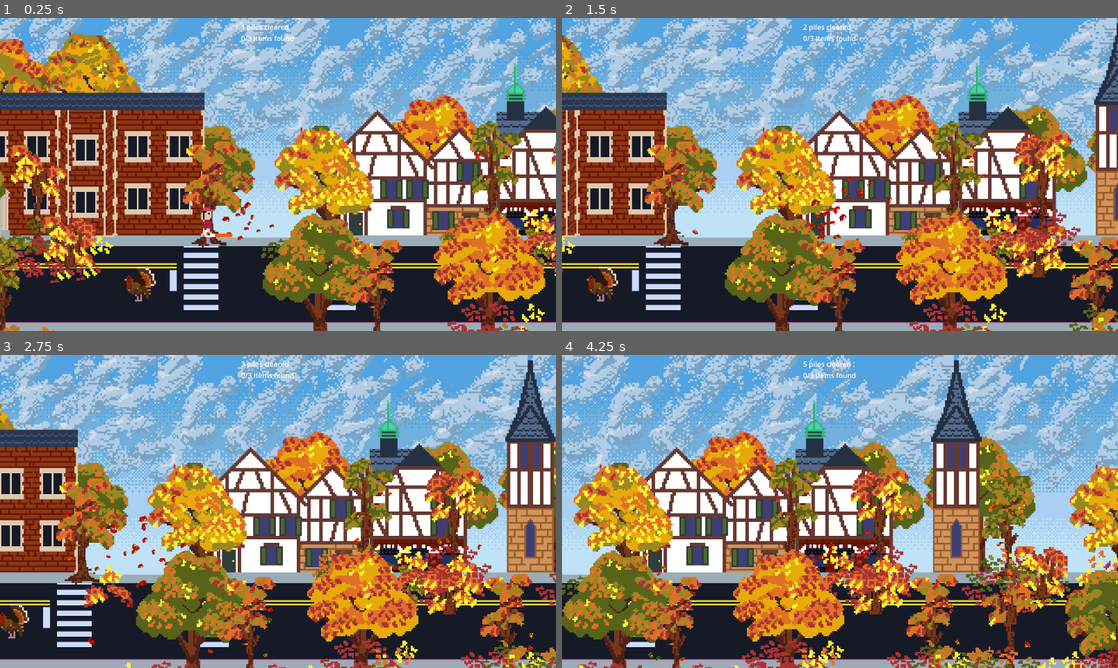
Above: before the commit, frames 1-4 (two rows, left to right).
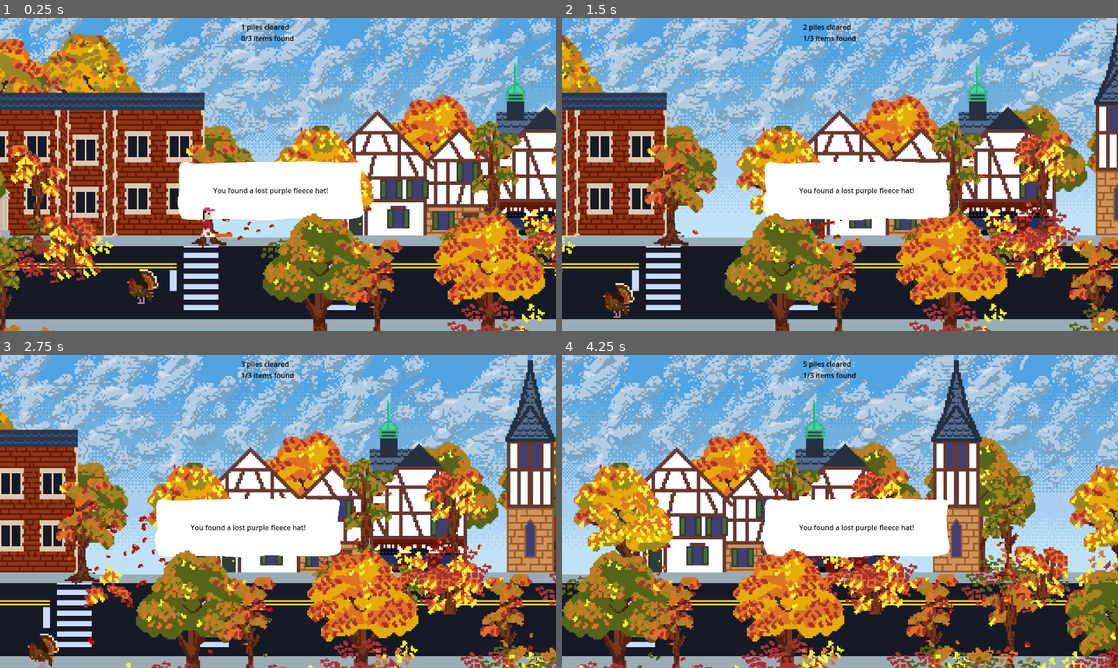
Above: after the commit, the same moments.

Repository: firelighted/cozyjam2025
Game: Godot game, scene res://src/scenes_scripts/main.tscn
Two runs of this game, one before a commit and one after it. Both use one fixed random seed, a clock stepped at 60 frames per second and the inputs below.
Inputs:
- Up to frame 1 (0.25 s): no input
- Up to frame 2 (1.5 s): tap Enter (ui_accept) at 0.5, 0.6, 0.77, 1.07, 1.35 s; hold Right (ui_right) from 0.53 s (still down)
- Up to frame 3 (2.75 s): tap Enter (ui_accept) at 1.52, 1.82, 2.1 s; release Right (ui_right) at 2.03 s; hold Left (ui_left) from 2.03 s (still down)
- Up to frame 4 (4.25 s): release Left (ui_left) at 2.78 s; hold Right (ui_right) from 2.78 s (still down); tap Enter (ui_accept) at 2.85, 3.02, 3.32, 3.6, 3.77, 4.07 s

The runs differ from the first frame. In frame 1, 7.6% of the frame differs, in the area x 0-100%, y 2-98%; in frame 2, 6.6%; in frame 3, 6.5%; in frame 4, 6.0%.

Commit message:
more turkeys. finding lost items

Diff:
--- /dev/null
+++ b/assets/speech.tres
@@ -0,0 +1,7 @@
+[gd_resource type="AtlasTexture" load_steps=2 format=3 uid="uid://c46lv2now7fjb"]
+
+[ext_resource type="Texture2D" uid="uid://kekbajck4uv2" path="res://assets/spritesheet.png" id="1_qg2hl"]
+
+[resource]
+atlas = ExtResource("1_qg2hl")
+region = Rect2(0.61853, 1500.07, 267.742, 100.403)
--- a/src/scenes_scripts/main.tscn
+++ b/src/scenes_scripts/main.tscn
@@ -1,17 +1,17 @@
-[gd_scene load_steps=27 format=3 uid="uid://c4hph8pvvd547"]
+[gd_scene load_steps=26 format=3 uid="uid://c4hph8pvvd547"]
 
 [ext_resource type="Script" uid="uid://cqhx7autm2quy" path="res://src/scenes_scripts/main.gd" id="1_8bppn"]
 [ext_resource type="Script" uid="uid://cl1n471ie3nkm" path="res://src/scenes_scripts/player2d.gd" id="1_cydo6"]
 [ext_resource type="Texture2D" uid="uid://kekbajck4uv2" path="res://assets/spritesheet.png" id="1_rvmg3"]
 [ext_resource type="PackedScene" uid="uid://dr6cg0e2dyoek" path="res://src/scenes_scripts/falltree.tscn" id="3_1dgxd"]
-[ext_resource type="AudioStream" uid="uid://bsv4dd20fd7k" path="res://src/audio/Adding the Sun.mp3" id="3_ne0no"]
+[ext_resource type="AudioStream" uid="uid://bsv4dd20fd7k" path="res://assets/sfx/Adding the Sun.mp3" id="3_ne0no"]
 [ext_resource type="PackedScene" uid="uid://ik5klehl7a0u" path="res://src/scenes_scripts/leafblow_particles.tscn" id="4_agtjx"]
 [ext_resource type="Texture2D" uid="uid://2wht4b3bl3pj" path="res://assets/leaf.tres" id="5_1dgxd"]
 [ext_resource type="AudioStream" uid="uid://bcdl2uxmif17b" path="res://assets/sfx/walking-on-dry-leaves-361514.mp3" id="5_3cxgn"]
 [ext_resource type="AudioStream" uid="uid://jr8e48mgfra6" path="res://assets/sfx/whoosh-effect-405447.mp3" id="6_8ksqs"]
 [ext_resource type="Texture2D" uid="uid://ferav2ri8itn" path="res://assets/player.tres" id="8_8bppn"]
-[ext_resource type="Script" uid="uid://cjxjdoc7teg7j" path="res://src/scenes_scripts/turkey.gd" id="11_73g7s"]
-[ext_resource type="Texture2D" uid="uid://bqrjnnoe8lspx" path="res://assets/turkey1.tres" id="12_guj35"]
+[ext_resource type="Texture2D" uid="uid://c46lv2now7fjb" path="res://assets/speech.tres" id="10_73g7s"]
+[ext_resource type="PackedScene" uid="uid://d1noiansgr6sn" path="res://src/scenes_scripts/turkey.tscn" id="11_wjbgh"]
 
 [sub_resource type="RectangleShape2D" id="RectangleShape2D_ne0no"]
 size = Vector2(3587.75, 71.5)
@@ -40,6 +40,21 @@
 
 [sub_resource type="CircleShape2D" id="CircleShape2D_rvmg3"]
 radius = 60.0
+
+[sub_resource type="Animation" id="Animation_wjbgh"]
+length = 0.001
+tracks/0/type = "value"
+tracks/0/imported = false
+tracks/0/enabled = true
+tracks/0/path = NodePath("CharSprite:position")
+tracks/0/interp = 1
+tracks/0/loop_wrap = true
+tracks/0/keys = {
+"times": PackedFloat32Array(0),
+"transitions": PackedFloat32Array(1),
+"update": 0,
+"values": [Vector2(0, -47)]
+}
 
 [sub_resource type="Animation" id="Animation_1dgxd"]
 resource_name = "jump"
@@ -57,21 +72,6 @@
 "values": [Vector2(0, -47), Vector2(0, -67), Vector2(0, -50), Vector2(0, 0)]
 }
 
-[sub_resource type="Animation" id="Animation_wjbgh"]
-length = 0.001
-tracks/0/type = "value"
-tracks/0/imported = false
-tracks/0/enabled = true
-tracks/0/path = NodePath("CharSprite:position")
-tracks/0/interp = 1
-tracks/0/loop_wrap = true
-tracks/0/keys = {
-"times": PackedFloat32Array(0),
-"transitions": PackedFloat32Array(1),
-"update": 0,
-"values": [Vector2(0, -47)]
-}
-
 [sub_resource type="AnimationLibrary" id="AnimationLibrary_73g7s"]
 _data = {
 &"RESET": SubResource("Animation_wjbgh"),
@@ -80,9 +80,6 @@
 
 [sub_resource type="CircleShape2D" id="CircleShape2D_73g7s"]
 
-[sub_resource type="CircleShape2D" id="CircleShape2D_d8l4k"]
-radius = 28.0179
-
 [node name="Main" type="Node"]
 script = ExtResource("1_8bppn")
 
@@ -120,8 +117,8 @@
 offset = Vector2(1600, 100)
 
 [node name="Sidwalk" type="Sprite2D" parent="Background"]
-position = Vector2(1566, 233)
-scale = Vector2(50.6406, 7.03828)
+position = Vector2(1563.25, 228.113)
+scale = Vector2(50.7266, 7.19102)
 texture = SubResource("GradientTexture2D_rvmg3")
 
 [node name="RoadSprite3" type="Sprite2D" parent="Background"]
@@ -235,11 +232,13 @@
 [node name="FootstepAudio" type="AudioStreamPlayer2D" parent="CharacterBody2D"]
 position = Vector2(-372, -277)
 stream = ExtResource("5_3cxgn")
+volume_db = 5.0
 autoplay = true
 
 [node name="SFXAudio" type="AudioStreamPlayer2D" parent="CharacterBody2D"]
 position = Vector2(-372, -277)
 stream = ExtResource("6_8ksqs")
+volume_db = -10.0
 
 [node name="CollisionShape2D" type="CollisionShape2D" parent="CharacterBody2D"]
 shape = SubResource("CapsuleShape2D_cydo6")
@@ -276,12 +275,44 @@
 position = Vector2(-174, 111)
 stream = ExtResource("6_8ksqs")
 
+[node name="LostItemSFX" type="AudioStreamPlayer2D" parent="CharacterBody2D"]
+position = Vector2(-174, 111)
+stream = ExtResource("6_8ksqs")
+
 [node name="TurkeyDetect" type="Area2D" parent="CharacterBody2D"]
 collision_layer = 16
 collision_mask = 8
 
 [node name="CollisionShape2D" type="CollisionShape2D" parent="CharacterBody2D/TurkeyDetect"]
 shape = SubResource("CircleShape2D_73g7s")
+
+[node name="speech" type="NinePatchRect" parent="CharacterBody2D"]
+offset_left = -87.0
+offset_top = -189.0
+offset_right = 343.0
+offset_bottom = -53.0
+texture = ExtResource("10_73g7s")
+patch_margin_left = 20
+patch_margin_top = 20
+patch_margin_right = 20
+patch_margin_bottom = 20
+
+[node name="HideSpeechTimer" type="Timer" parent="CharacterBody2D/speech"]
+wait_time = 7.0
+autostart = true
+
+[node name="Label" type="Label" parent="CharacterBody2D/speech"]
+modulate = Color(0.129558, 0.129558, 0.129558, 1)
+layout_mode = 1
+anchors_preset = 15
+anchor_right = 1.0
+anchor_bottom = 1.0
+grow_horizontal = 2
+grow_vertical = 2
+text = "You found a lost scarf! \"Thank you, kind soul! The possessions you found have been returned to their rightful owners in the Brookline Middle second grade class\"."
+horizontal_alignment = 1
+vertical_alignment = 1
+autowrap_mode = 2
 
 [node name="BackgroundAudio" type="AudioStreamPlayer2D" parent="."]
 stream = ExtResource("3_ne0no")
@@ -309,6 +340,7 @@
 [node name="Control" type="CanvasLayer" parent="."]
 
 [node name="Label" type="Label" parent="Control"]
+self_modulate = Color(0, 0, 0, 1)
 offset_left = 555.0
 offset_top = 9.0
 offset_right = 679.0
@@ -316,19 +348,19 @@
 text = "#/10 piles raked
 #/3 items found"
 
-[node name="Turkey" type="Area2D" parent="."]
+[node name="Turkey" parent="." instance=ExtResource("11_wjbgh")]
 position = Vector2(739, 617)
-collision_layer = 8
-collision_mask = 17
-script = ExtResource("11_73g7s")
-
-[node name="CollisionShape2D" type="CollisionShape2D" parent="Turkey"]
-shape = SubResource("CircleShape2D_d8l4k")
-
-[node name="Sprite2D" type="Sprite2D" parent="Turkey"]
-texture = ExtResource("12_guj35")
+
+[node name="Turkey2" parent="." instance=ExtResource("11_wjbgh")]
+position = Vector2(2874, 591)
+
+[node name="Turkey3" parent="." instance=ExtResource("11_wjbgh")]
+position = Vector2(2212, 645)
+
+[node name="Turkey4" parent="." instance=ExtResource("11_wjbgh")]
+position = Vector2(394, 603)
 
 [connection signal="body_entered" from="CharacterBody2D/PlayerDetect" to="CharacterBody2D" method="_on_player_detect_body_entered"]
 [connection signal="timeout" from="CharacterBody2D/FinishPileTimer" to="CharacterBody2D" method="_on_finish_pile_timer_timeout"]
 [connection signal="area_entered" from="CharacterBody2D/TurkeyDetect" to="CharacterBody2D" method="_on_turkey_detect_area_entered"]
-[connection signal="area_entered" from="Turkey" to="." method="_on_turkey_area_entered"]
+[connection signal="timeout" from="CharacterBody2D/speech/HideSpeechTimer" to="CharacterBody2D" method="_on_hide_speech_timer_timeout"]
--- a/src/scenes_scripts/player2d.gd
+++ b/src/scenes_scripts/player2d.gd
@@ -21,33 +21,34 @@
 var piles_found = 0
 var special_items_found = 0
 const special_items_total = 3
+const item_names = [
+	"purple fleece hat", "red glove", "pale orange beanie",  "toy horse",
+	"handmade wool scarf", "bright yellow mittens", "Red Sox baseball cap",
+	"fuzzy green beanie", "pair of Pikachu slippers", "Bluey-themed analog watch",
+	"Qatar world cup soccer ball",
+	"pink hydroflask covered in Hello Kitty stickers", "ceramic mushroom mug"
+]
 
 func _ready() -> void:
+	randomize()
 	hud_label = get_node(hud_label_path)
 	leafblow = get_node(leafblow_path)
 	footstep_audio = get_node(footstep_audio_path)
 	pile_audio = get_node(pile_audio_path)
+	$speech.hide()
+	$FootstepAudio.play()
 
 
-#func _physics_process(delta: float) -> void:
-	## Add the gravity.
-	#if not is_on_floor():
-		#velocity.y += gravity * delta
-#
-	## Handle jump.
-	#if Input.is_action_just_pressed("ui_accept") and is_on_floor():
-		#velocity.y = JUMP_VELOCITY
-#
-	## Get the input direction and handle the movement/deceleration.
-	## As good practice, you should replace UI actions with custom gameplay actions.
-	#var direction := Input.get_axis("ui_left", "ui_right")
-	#if direction:
-		#velocity.x = direction * SPEED
-	#else:
-		#velocity.x = move_toward(velocity.x, 0, SPEED)
-		#
-	#move_and_slide()
-		#
+func found_lost_item():
+	$speech.show()
+	$LostItemSFX.play()
+	var message = "You found a lost %s!" % item_names[randi() % item_names.size()]
+	special_items_found += 1
+	if special_items_found == special_items_total:
+		message += " Thank you, kind soul! The possessions you found have been returned to their rightful owners in the Brookline Middle second grade class"
+	$speech/Label.text = message
+	$speech/HideSpeechTimer.start()
+
 
 func _physics_process(_delta):
 	var direction_topdown = Input.get_vector("ui_left", "ui_right", "ui_up", "ui_down")
@@ -68,7 +69,7 @@
 	leafblow.orbit_velocity_max = direction + 1
 	leafblow.orbit_velocity_min = direction
 	leafblow.direction.x = direction
-	footstep_audio.stream_paused = (direction_topdown.length_squared() == 0) or not is_on_floor()
+	footstep_audio.stream_paused = (direction_topdown.length_squared() == 0)
 	leafblow.position = position + Vector2(32 * direction, -32)
 	if direction != 0:
 		$CharSprite.scale = Vector2(direction, 1)
@@ -82,6 +83,8 @@
 	body.get_parent().collect()
 	leafblow.amount = MAX_LEAVES_BLOWN
 	pile_audio.play()
+	if randf() < 0.1:
+		found_lost_item()
 
 func _on_finish_pile_timer_timeout() -> void:
 	# runs repeatedly and automatically
@@ -92,3 +95,7 @@
 
 func _on_turkey_detect_area_entered(area: Area2D) -> void:
 	$TurkeySFX.play()
+
+
+func _on_hide_speech_timer_timeout() -> void:
+	$speech.hide()
--- a/src/scenes_scripts/turkey.gd
+++ b/src/scenes_scripts/turkey.gd
@@ -1,19 +1,21 @@
-extends Area2D
+extends CharacterBody2D
 
 var direction = Vector2i(1,1)
 
+const SPEED = 25
 
 func _ready() -> void:
 	randomize()
 	if randf() < 0.5:
 		$Sprite2D.texture = load("res://assets/turkey2.tres")
+	$Sprite2D.flip_h = direction.x > 1
 
 func _on_turkey_area_entered(area: Area2D) -> void:
 	pass # Replace with function body.
 
-#func _physics_process(delta: float) -> void:
-	#velocity = direction
-	#move_and_slide()
+func _physics_process(delta: float) -> void:
+	velocity = direction * SPEED
+	move_and_slide()
 
 func _on_timer_timeout() -> void:
 	change_direction()
@@ -21,3 +23,4 @@
 
 func change_direction():
 	direction = Vector2i((randi() % 2) - 1, (randi() % 2) - 1)
+	$Sprite2D.flip_h = direction.x > 1
Not shown, added: assets/sfx/Adding the Sun.mp3.import
Binary file changed: assets/spritesheet.png
Not shown, removed: src/audio/Adding the Sun.mp3.import
Not shown, added: assets/sfx/Adding the Sun.mp3
